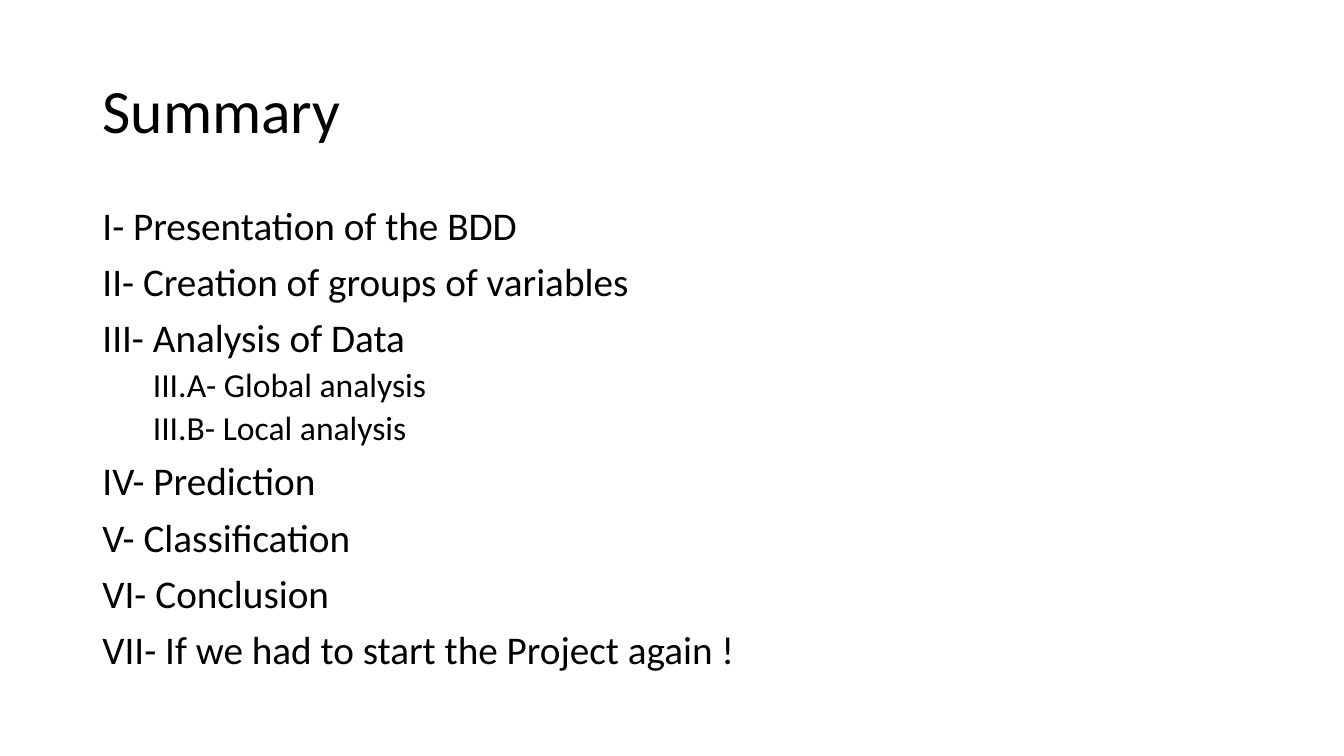
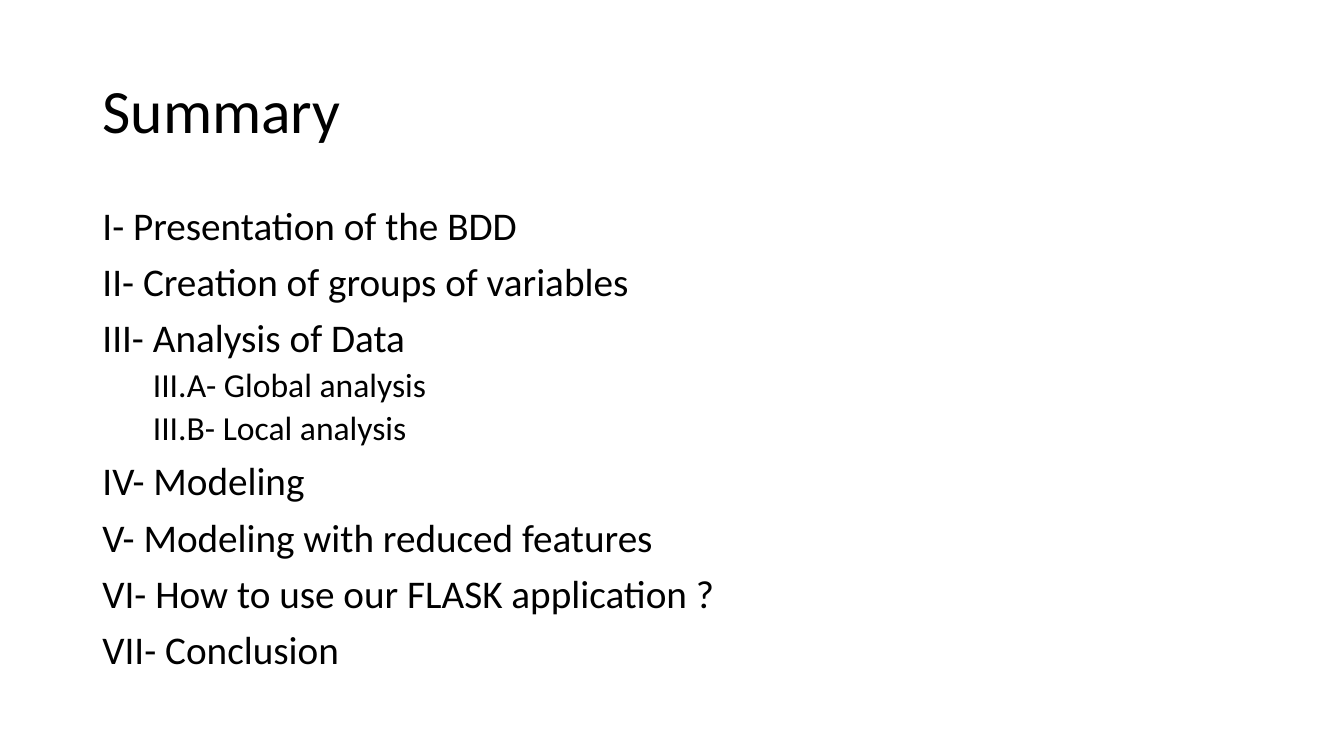
Before and after one commit to Leodespt/Projet_Python, a slide deck: slide 2 of Presentation_Python.pptx. Drawn at 1344x756 pixels with LibreOffice and Linux fonts; fonts in the diff are those of the drawing. Boxes give left, top, right and bottom in pixels: in the first picture for what was removed or moved away, otherwise in the second. Text is boxed around its words. In the diff, an @@ line names an element or a change of style, - is before the commit and + after.

```diff
--- a/Presentation_Python.pptx
+++ b/Presentation_Python.pptx
@@ text at box(102, 467, 686, 665): text changed @@
-IV- Prediction
-V- Classification
-VI- Conclusion
-VII- If we had to start the Project again !
+IV- Modeling
+V- Modeling with reduced features
+VI- How to use our FLASK application ?
+VII- Conclusion
```
Also in this commit, not shown: 18 other slides changed, 2 slides added, 1 slide removed.
